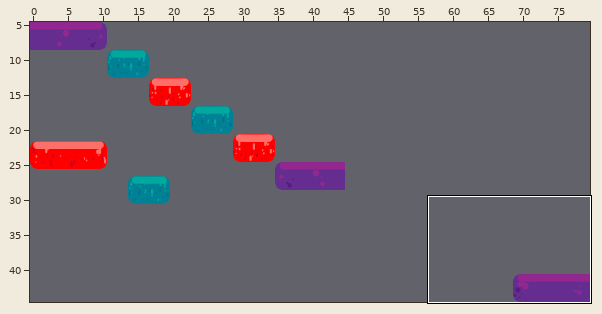
One commit to this Tiled map: Tiled_Files/level_6.tmx. Above: a wide view before the commit, with the close-up outlined.
Close-up. Before the commit:
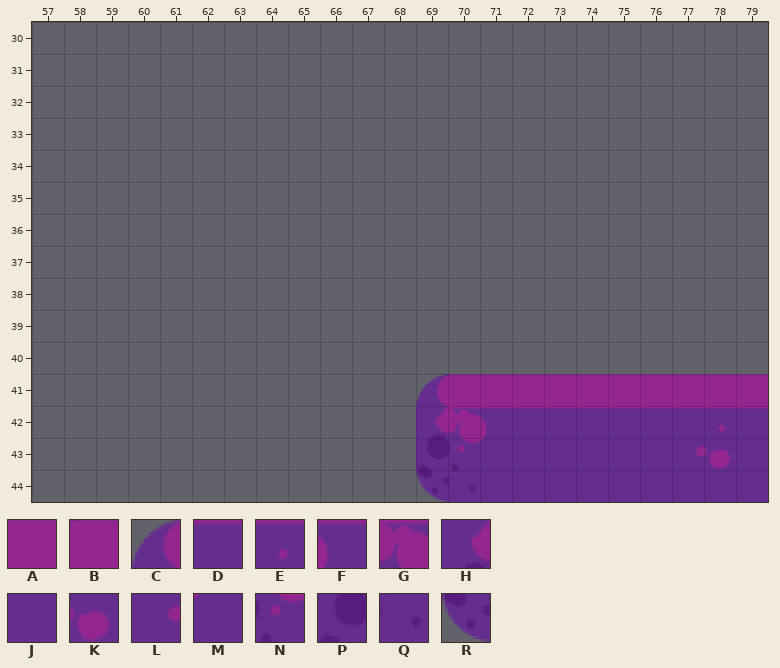
Cells are 16x16 px. Shown: x 57..79, y 30..44. The commit also changed other parts of the map, which this record leaves out.
Key: from "platttspritesheet": A 218, B 268 flipped left-right, C 269 flipped left-right, D 272, E 314 flipped left-right, F 321 flipped left-right, G 322 flipped left-right, H 323 flipped left-right, J 327, K 368 flipped left-right, L 369 flipped left-right, M 375 flipped left-right, N 376 flipped left-right, P 377 flipped left-right, Q 430 flipped left-right, R 431 flipped left-right.
_ is an empty cell.
Objects are placed by their top-left corner, in cells (3,4 is the top-left corner of cell 3,4); size is 1x1 cell unless given.
Layer "Tile Layer 1" before, first column x 57:
30 _______________________
31 _______________________
32 _______________________
33 _______________________
34 _______________________
35 _______________________
36 _______________________
37 _______________________
38 _______________________
39 _______________________
40 _______________________
41 ____________CBAAAAAAAAA
42 ____________HGFDDDDDDED
43 ____________PNMJJJJJLKJ
44 ____________RQJJJJJJJJJ
After the commit:
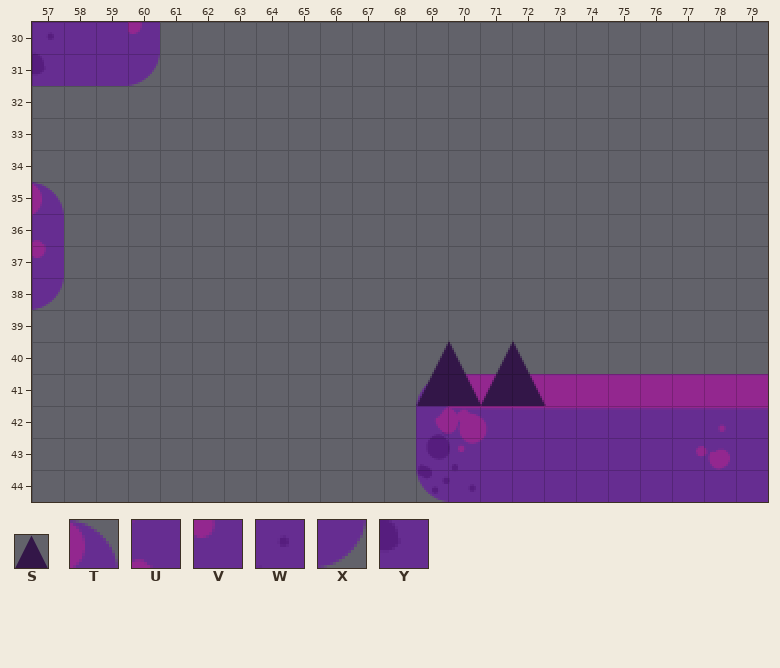
Further tiles: from "misc": S 4 "uPurpleSpike"; from "platttspritesheet": T 216 flipped left-right, U 270 flipped left-right, V 324 flipped left-right, W 326, X 378 flipped left-right, Y 380.
Changes in this commit:
Layer "Tile Layer 1":
There is now tile J in rows 30 to 31 at x 58 to 59.
There is now tile T in row 35 at x 57.
There is now tile U in row 36 at x 57.
There is now tile V in row 30 at x 60; in row 37 at x 57.
There is now tile W in row 30 at x 57.
There is now tile X in row 31 at x 60; in row 38 at x 57.
There is now tile Y in row 31 at x 57.
Layer "plats&stuff":
A new object: S "uPurpleSpike" at 69,39.9 size 2.1x2.1.
A new object: S "uPurpleSpike" at 71,39.9 size 2.1x2.1.
